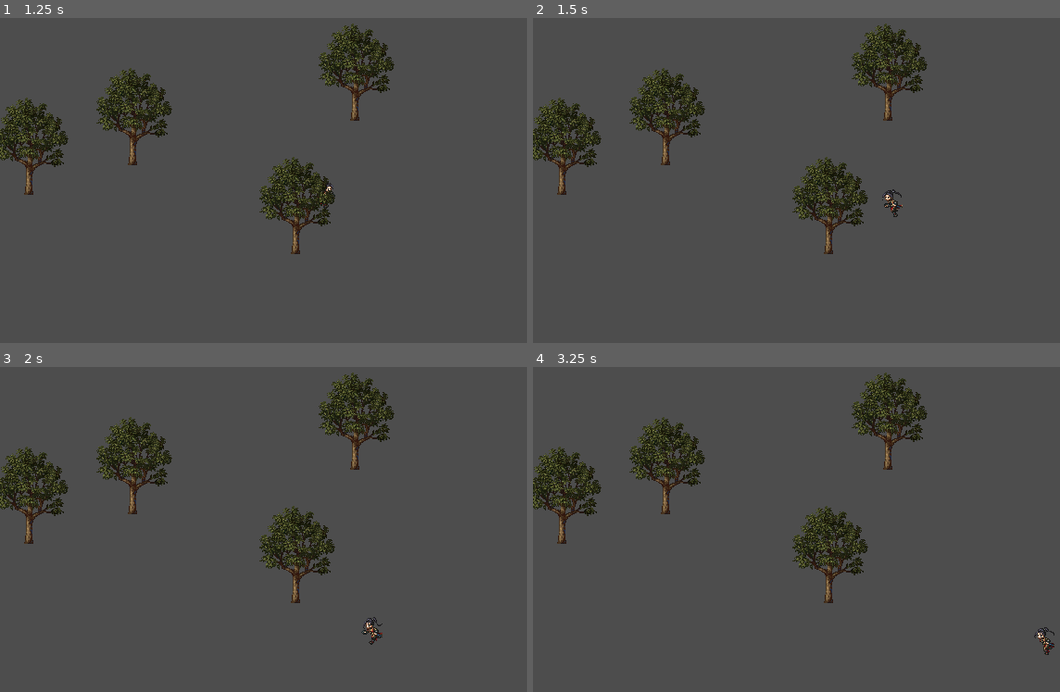
Above: before the commit, frames 1-4 (two rows, left to right).
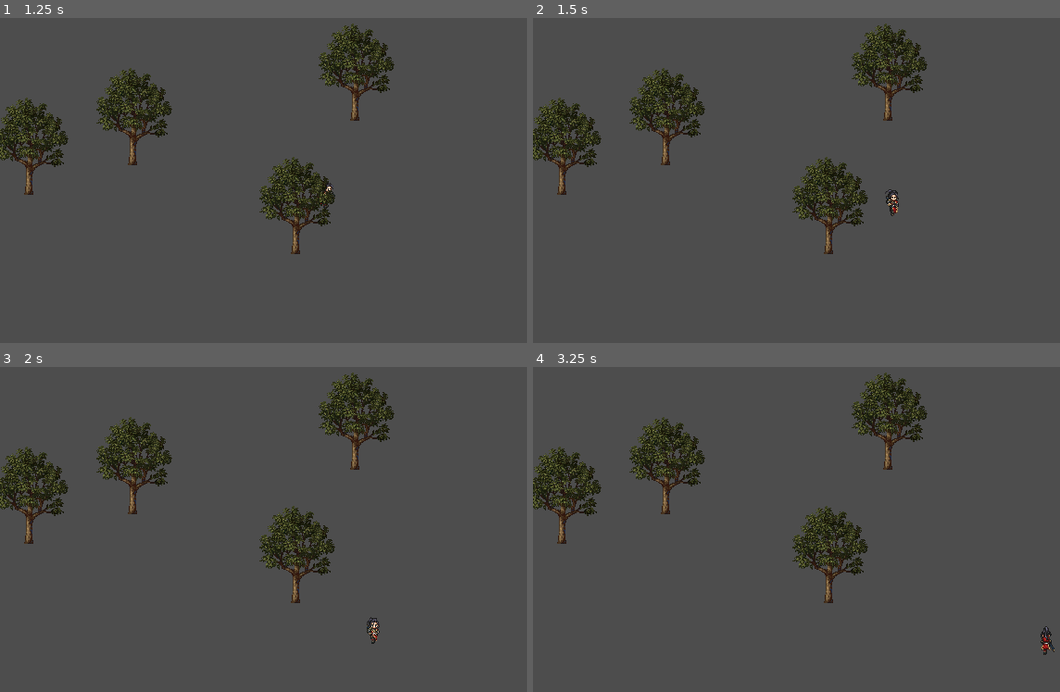
Above: after the commit, the same moments.

Repository: baifengxiao/action-rpg
Game: Godot game, scene res://World.tscn
Same seed, same stepped clock (60 frames per second), same inputs: the game is played once before the commit and once after it.
Inputs:
- Up to frame 1 (1.25 s): tap Enter at 0.5 s; hold Right (ui_right) from 0.53 s (still down)
- Up to frame 2 (1.5 s): release Right (ui_right) at 1.28 s; hold Down (ui_down) from 1.28 s (still down)
- Up to frame 3 (2 s): keep holding Down (ui_down)
- Up to frame 4 (3.25 s): release Down (ui_down) at 2.03 s; hold Right (ui_right) 2.03-2.78 s; hold Up (ui_up) from 2.78 s (still down)

Frame 1 is identical in both runs. In frame 2, 0.2% of the frame differs, in the area x 66-71%, y 52-62%; in frame 3, 0.2%; in frame 4, 0.2%.

Commit message:
feat: part5.使用动画树状态机处理移动动画

Diff:
--- a/Player/player.gd
+++ b/Player/player.gd
@@ -7,6 +7,8 @@
 var input_vector = Vector2.ZERO
 
 @onready var animation_player: AnimationPlayer = $AnimationPlayer
+@onready var animation_tree: AnimationTree = $AnimationTree
+@onready var animationState =animation_tree.get("parameters/playback")
 
 func _physics_process(delta: float) -> void:
 
@@ -18,14 +20,19 @@
 
 	#非零向量
 	if input_vector != Vector2.ZERO:
-		if input_vector.x >0:
-			animation_player.play("RunRight")
-		else :
-			animation_player.play("RunLeft")
+
+		#if input_vector.x >0:
+			#animation_player.play("RunRight")
+		#else :
+			#animation_player.play("RunLeft")
+		animation_tree.set("parameters/Idle/blend_position",input_vector)
+		animation_tree.set("parameters/Run/blend_position",input_vector)
+		animationState.travel("Run")
 
 		velocity = velocity.move_toward(input_vector * MAX_SPEED,ACCELERATION * delta - FRICTION * delta)
 	else :
-		animation_player.play("IdleRight")
+		animationState.travel("Idle")
+		#animation_player.play("IdleRight")
 		velocity = velocity.move_toward(Vector2.ZERO,FRICTION * delta)	#摩擦力
 
 	move_and_slide()
--- a/Player/player.tscn
+++ b/Player/player.tscn
@@ -151,6 +151,7 @@
 [sub_resource type="Animation" id="Animation_r1iko"]
 resource_name = "RunUp"
 length = 0.6
+loop_mode = 1
 step = 0.1
 tracks/0/type = "value"
 tracks/0/imported = false
@@ -178,6 +179,71 @@
 "RunUp": SubResource("Animation_r1iko")
 }
 
+[sub_resource type="AnimationNodeAnimation" id="AnimationNodeAnimation_c5nl1"]
+animation = &"IdleLeft"
+
+[sub_resource type="AnimationNodeAnimation" id="AnimationNodeAnimation_jklph"]
+animation = &"IdleRight"
+
+[sub_resource type="AnimationNodeAnimation" id="AnimationNodeAnimation_3wk5l"]
+animation = &"IdleDown"
+
+[sub_resource type="AnimationNodeAnimation" id="AnimationNodeAnimation_4ciq2"]
+animation = &"IdleUp"
+
+[sub_resource type="AnimationNodeBlendSpace2D" id="AnimationNodeBlendSpace2D_3n4w6"]
+blend_point_0/node = SubResource("AnimationNodeAnimation_c5nl1")
+blend_point_0/pos = Vector2(-1, 0)
+blend_point_1/node = SubResource("AnimationNodeAnimation_jklph")
+blend_point_1/pos = Vector2(1, 0)
+blend_point_2/node = SubResource("AnimationNodeAnimation_3wk5l")
+blend_point_2/pos = Vector2(0, 1.1)
+blend_point_3/node = SubResource("AnimationNodeAnimation_4ciq2")
+blend_point_3/pos = Vector2(0, -1.1)
+min_space = Vector2(-1, -1.1)
+max_space = Vector2(1, 1.1)
+blend_mode = 1
+
+[sub_resource type="AnimationNodeAnimation" id="AnimationNodeAnimation_l8foi"]
+animation = &"RunLeft"
+
+[sub_resource type="AnimationNodeAnimation" id="AnimationNodeAnimation_qnoro"]
+animation = &"RunDown"
+
+[sub_resource type="AnimationNodeAnimation" id="AnimationNodeAnimation_1idx8"]
+animation = &"RunUp"
+
+[sub_resource type="AnimationNodeAnimation" id="AnimationNodeAnimation_pmbpt"]
+animation = &"RunRight"
+
+[sub_resource type="AnimationNodeBlendSpace2D" id="AnimationNodeBlendSpace2D_gvgec"]
+blend_point_0/node = SubResource("AnimationNodeAnimation_l8foi")
+blend_point_0/pos = Vector2(-1, 0)
+blend_point_1/node = SubResource("AnimationNodeAnimation_qnoro")
+blend_point_1/pos = Vector2(0, 1.1)
+blend_point_2/node = SubResource("AnimationNodeAnimation_1idx8")
+blend_point_2/pos = Vector2(0, -1.1)
+blend_point_3/node = SubResource("AnimationNodeAnimation_pmbpt")
+blend_point_3/pos = Vector2(1, 0)
+min_space = Vector2(-1, -1.1)
+max_space = Vector2(1, 1.1)
+blend_mode = 1
+
+[sub_resource type="AnimationNodeStateMachineTransition" id="AnimationNodeStateMachineTransition_hqm20"]
+
+[sub_resource type="AnimationNodeStateMachineTransition" id="AnimationNodeStateMachineTransition_lpkej"]
+
+[sub_resource type="AnimationNodeStateMachineTransition" id="AnimationNodeStateMachineTransition_i565c"]
+advance_mode = 2
+
+[sub_resource type="AnimationNodeStateMachine" id="AnimationNodeStateMachine_c1qe6"]
+states/Idle/node = SubResource("AnimationNodeBlendSpace2D_3n4w6")
+states/Idle/position = Vector2(422.54, 99.75)
+states/Run/node = SubResource("AnimationNodeBlendSpace2D_gvgec")
+states/Run/position = Vector2(674.54, 105.5)
+transitions = ["Idle", "Run", SubResource("AnimationNodeStateMachineTransition_hqm20"), "Run", "Idle", SubResource("AnimationNodeStateMachineTransition_lpkej"), "Start", "Idle", SubResource("AnimationNodeStateMachineTransition_i565c")]
+graph_offset = Vector2(-9.7769, 0)
+
 [node name="Player" type="CharacterBody2D"]
 script = ExtResource("1_d3nqt")
 
@@ -199,3 +265,48 @@
 "": SubResource("AnimationLibrary_d87ro")
 }
 autoplay = "RunRight"
+
+[node name="AnimationTree" type="AnimationTree" parent="."]
+tree_root = SubResource("AnimationNodeStateMachine_c1qe6")
+anim_player = NodePath("../AnimationPlayer")
+parameters/current_length = 6.0
+parameters/current_position = 0.305487
+parameters/current_delta = 0.011095
+parameters/End/current_length = 0.0
+parameters/End/current_position = 0.0
+parameters/End/current_delta = 0.0
+parameters/Idle/current_length = 6.0
+parameters/Idle/current_position = 0.305487
+parameters/Idle/current_delta = 0.011095
+parameters/Idle/blend_position = Vector2(0.000704169, 0.00440526)
+parameters/Idle/0/current_length = null
+parameters/Idle/0/current_position = null
+parameters/Idle/0/current_delta = null
+parameters/Idle/1/current_length = 0.1
+parameters/Idle/1/current_position = 0.00846954
+parameters/Idle/1/current_delta = 0.00694444
+parameters/Idle/2/current_length = 6.0
+parameters/Idle/2/current_position = 0.0972623
+parameters/Idle/2/current_delta = 0.017041
+parameters/Idle/3/current_length = 6.0
+parameters/Idle/3/current_position = 0.305487
+parameters/Idle/3/current_delta = 0.011095
+parameters/Run/current_length = 0.6
+parameters/Run/current_position = 0.0
+parameters/Run/current_delta = 0.0
+parameters/Run/blend_position = Vector2(0, 0)
+parameters/Run/0/current_length = null
+parameters/Run/0/current_position = null
+parameters/Run/0/current_delta = null
+parameters/Run/1/current_length = 0.6
+parameters/Run/1/current_position = 0.0
+parameters/Run/1/current_delta = 0.0
+parameters/Run/2/current_length = null
+parameters/Run/2/current_position = null
+parameters/Run/2/current_delta = null
+parameters/Run/3/current_length = 0.6
+parameters/Run/3/current_position = 0.53302
+parameters/Run/3/current_delta = 0.0166667
+parameters/Start/current_length = 0.0
+parameters/Start/current_position = 0.0
+parameters/Start/current_delta = 0.0
Not shown: 1 places in Player/player.tscn that only renumber resources
